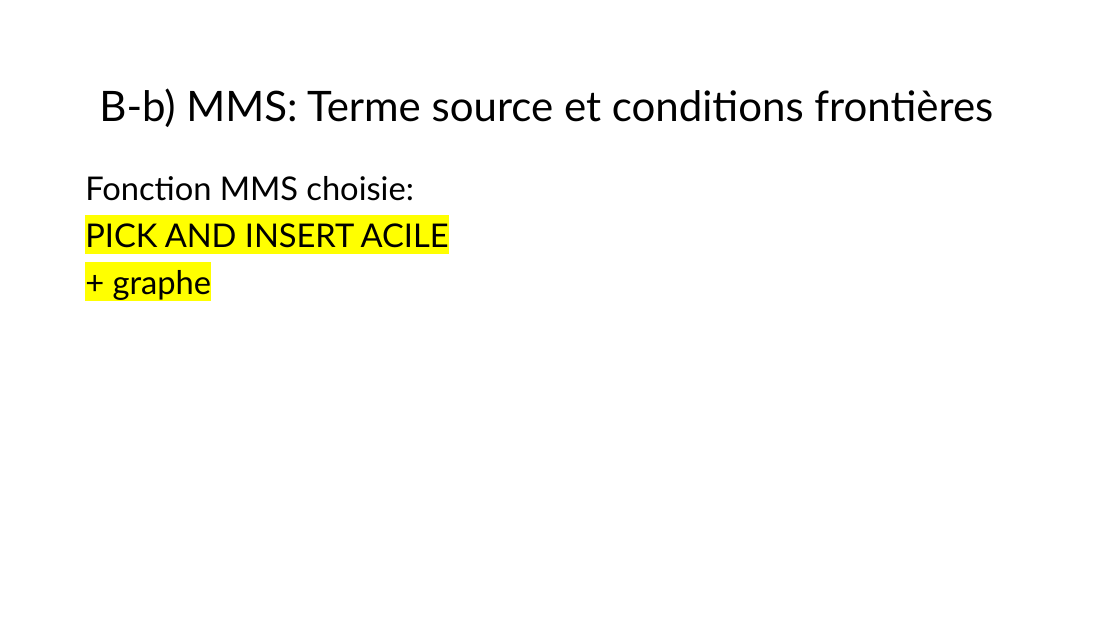
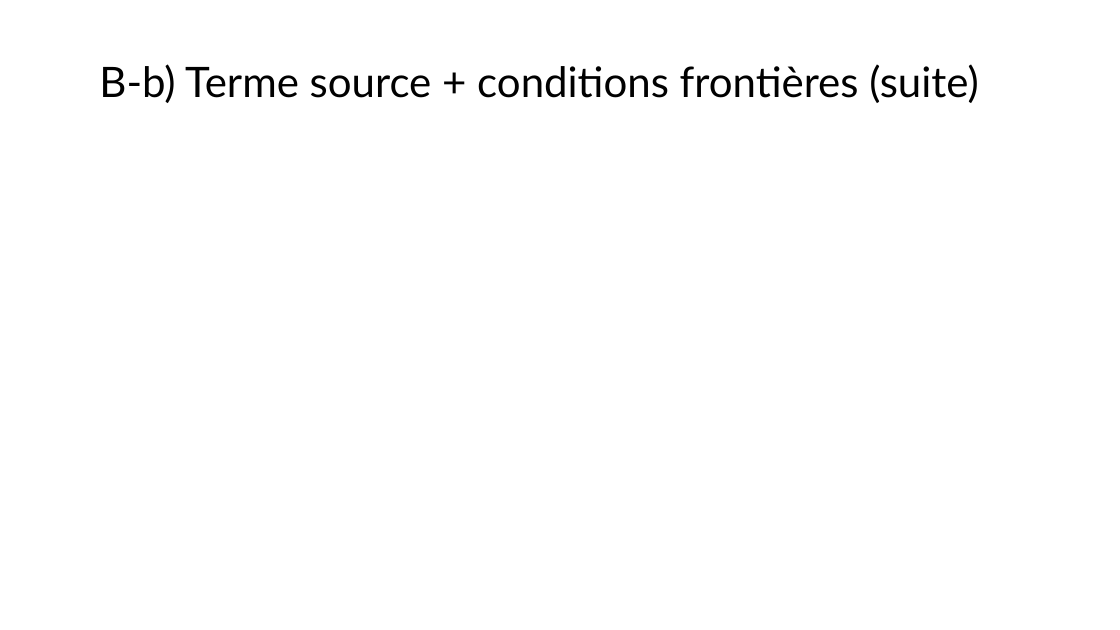
Before and after one commit to mehdibendaya/MEC8211DEV2, a slide deck: slide 10 of Devoir_2.pptx. Drawn at 1120x630 pixels with LibreOffice and Linux fonts; fonts in the diff are those of the drawing; grey boxes stand for pictures. Boxes give left, top, right and bottom in pixels: in the first picture for what was removed or moved away, otherwise in the second. Text is boxed around its words. In the diff, an @@ line names an element or a change of style, - is before the commit and + after.

```diff
--- a/Devoir_2.pptx
+++ b/Devoir_2.pptx
@@ text at (99,64,978,103): text changed @@
-B-b) MMS: Terme source et conditions frontières
+B-b) Terme source + conditions frontières (suite)
@@ text removed at (85,176,449,300) @@
-Fonction MMS choisie:
-PICK AND INSERT ACILE
-+ graphe
```
Also in this commit, not shown: 2 other slides changed, 2 slides added, 2 slides removed, 3 other files.
